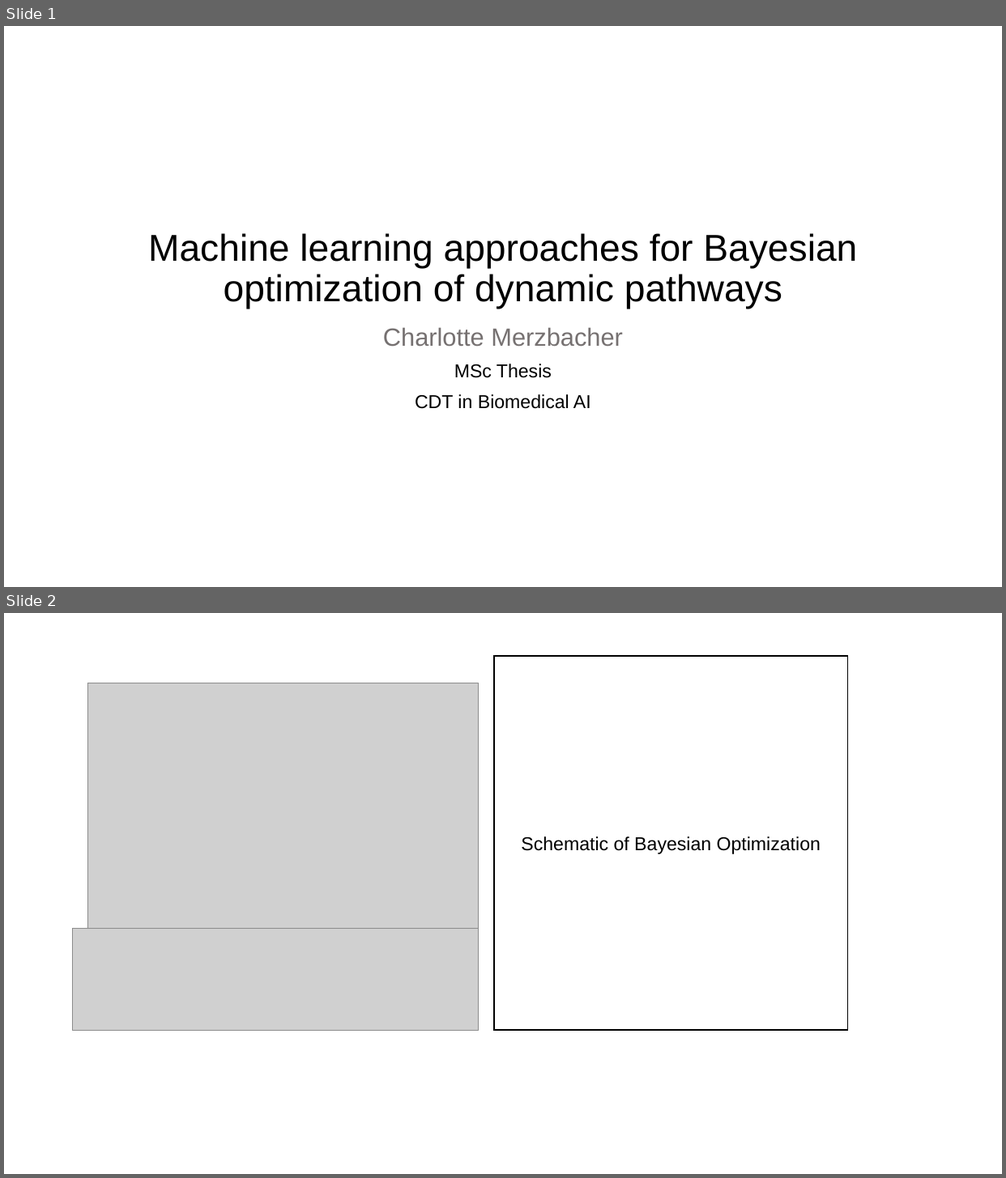
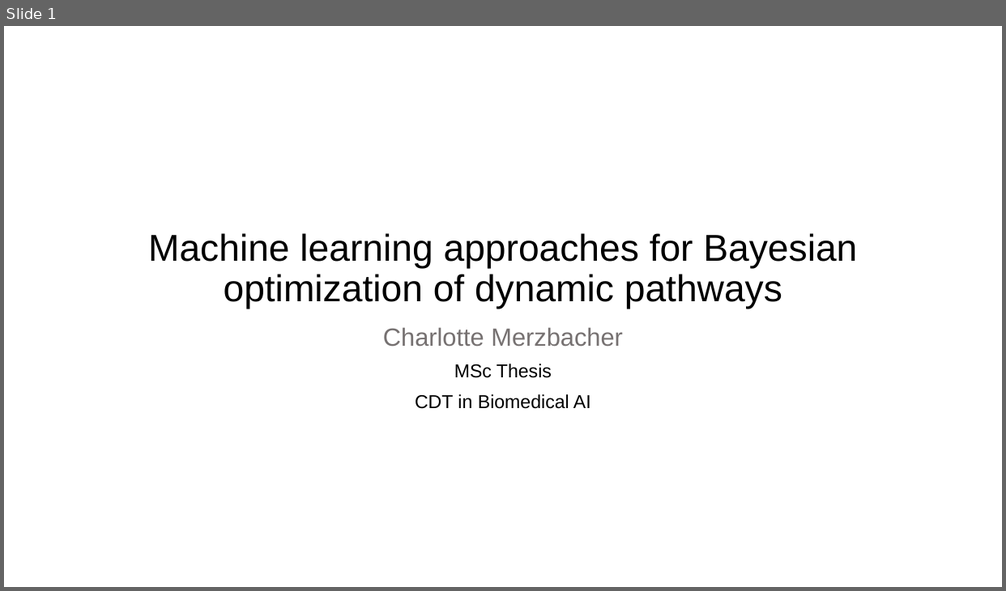
Before and after one commit to cjmerzbacher/bayesopt-dynamic-pathways, a slide deck: Figures.pptx. Shown one above the other, each under a label of ours: slides 1 and 2 before the commit, slide 1 after it. The pictures are 1006x1178 and 1006x591 pixels, drawn with LibreOffice and Linux fonts; fonts in the diff are those of the drawing; grey boxes stand for pictures. Boxes give left, top, right and bottom in pixels: in the first picture for what was removed or moved away, otherwise in the second. Text is boxed around its words. In the diff, an @@ line names an element or a change of style, - is before the commit and + after.

```diff
--- a/Figures.pptx
+++ b/Figures.pptx
@@ slide 2 removed at (4,613,1002,1174), background #FFFFFF @@
@@ rectangle removed at (494,657,849,1031) @@
-Schematic of Bayesian Optimization
@@ picture removed at (88,683,479,939) @@
@@ picture removed at (72,929,479,1031) @@
```
Also in this commit, not shown: 1 slide changed, 2 slides added, 1 other slide removed, 15 other files.
